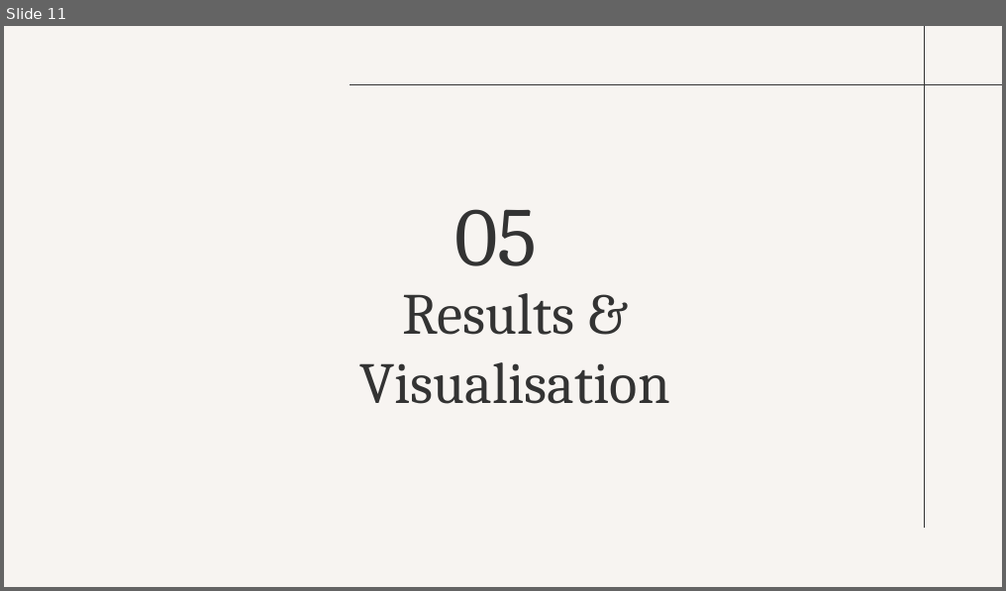
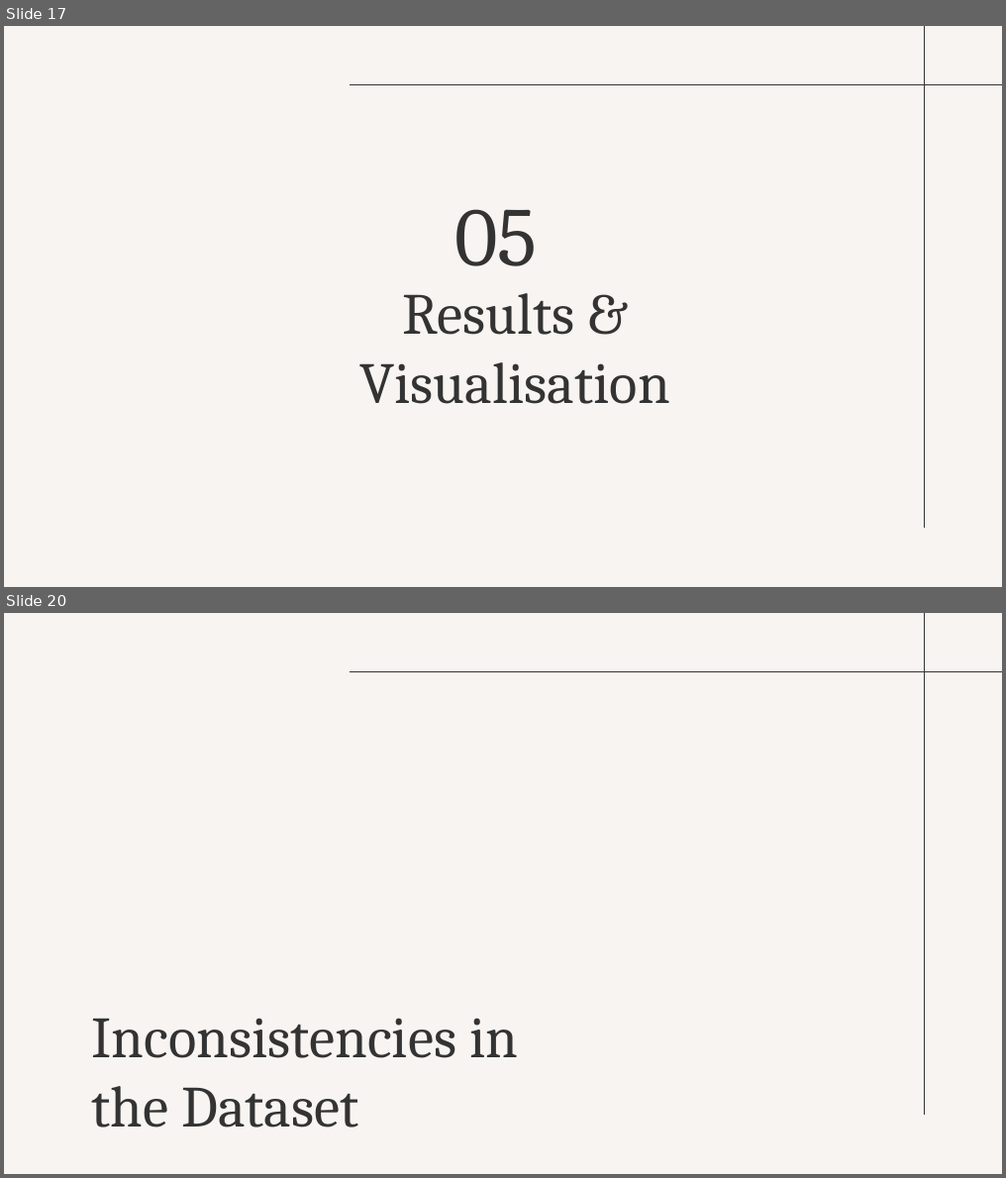
Before and after one commit to vedant-shah/Detect_obstacles_in_roads, a slide deck: Vedant_Shah/Detection_of_Obstacles_on_Roads.pptx. Shown one above the other, each under a label of ours: slide 11 before the commit, slides 17 and 20 after it; the slides between them are not shown. The pictures are 1006x591 and 1006x1178 pixels, drawn with LibreOffice and Linux fonts; fonts in the diff are those of the drawing. Boxes give left, top, right and bottom in pixels: in the first picture for what was removed or moved away, otherwise in the second. Text is boxed around its words. In the diff, an @@ line names an element or a change of style, - is before the commit and + after.

```diff
--- a/Vedant_Shah/Detection_of_Obstacles_on_Roads.pptx
+++ b/Vedant_Shah/Detection_of_Obstacles_on_Roads.pptx
@@ slide 20 added at <box>4,613,1002,1174</box>, background #F7F4F1; not listed: 2 template elements that a slide beside it also shows @@
@@ title added at <box>92,1018,518,1128</box>, 42 pt, text #333333 @@
+Inconsistencies in the Dataset
@@ what was slide 11 is now slide 17 @@
```
Also in this commit, not shown: 2 slides changed, 12 other slides added, 4 slides removed, 6 other files.
